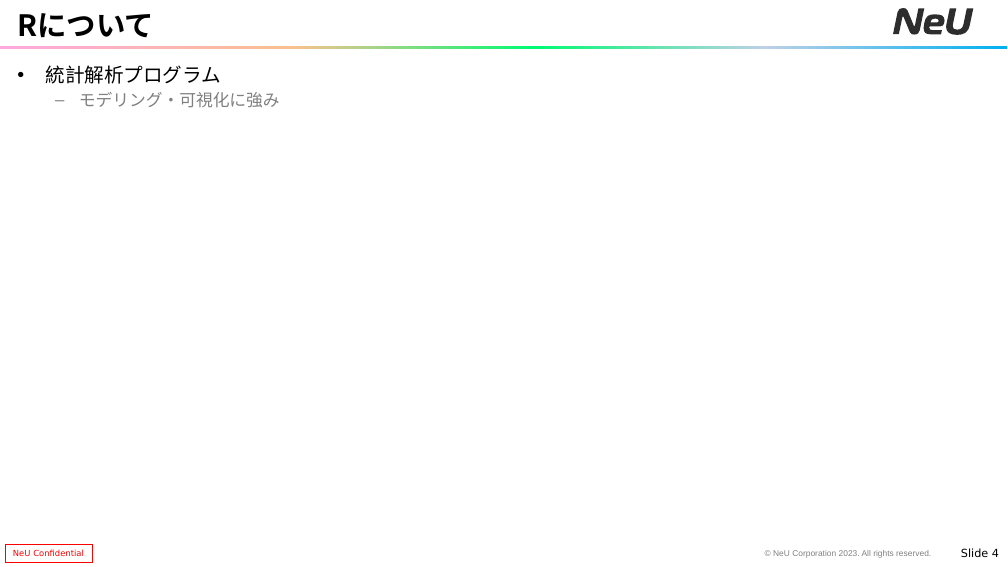
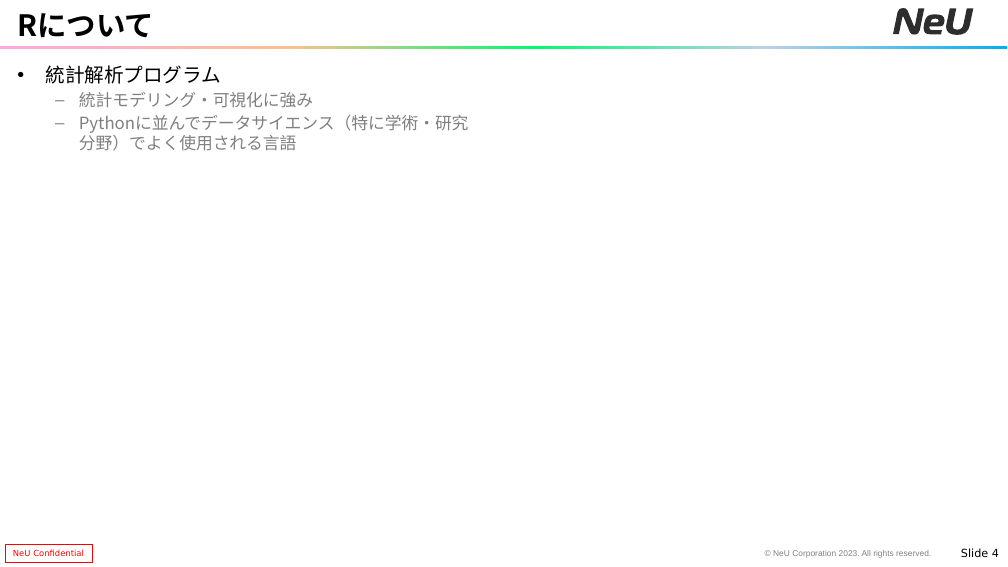
Before and after one commit to toruhitomi/Business_data_science_with_R, a slide deck: slide 4 of 20230113_都市大講義資料_v1.pptx. Drawn at 1008x567 pixels with LibreOffice and Linux fonts; fonts in the diff are those of the drawing. Boxes give left, top, right and bottom in pixels: in the first picture for what was removed or moved away, otherwise in the second. Text is boxed around its words. In the diff, an @@ line names an element or a change of style, - is before the commit and + after.

```diff
--- a/20230113_都市大講義資料_v1.pptx
+++ b/20230113_都市大講義資料_v1.pptx
@@ text at [79,92,469,151]: text changed @@
-  – モデリング・可視化に強み
+  – 統計モデリング・可視化に強み
+  – Pythonに並んでデータサイエンス（特に学術・研究分野）でよく使用される言語
```
Also in this commit, not shown: 2 other slides changed, 1 slide added, 2 other files.
